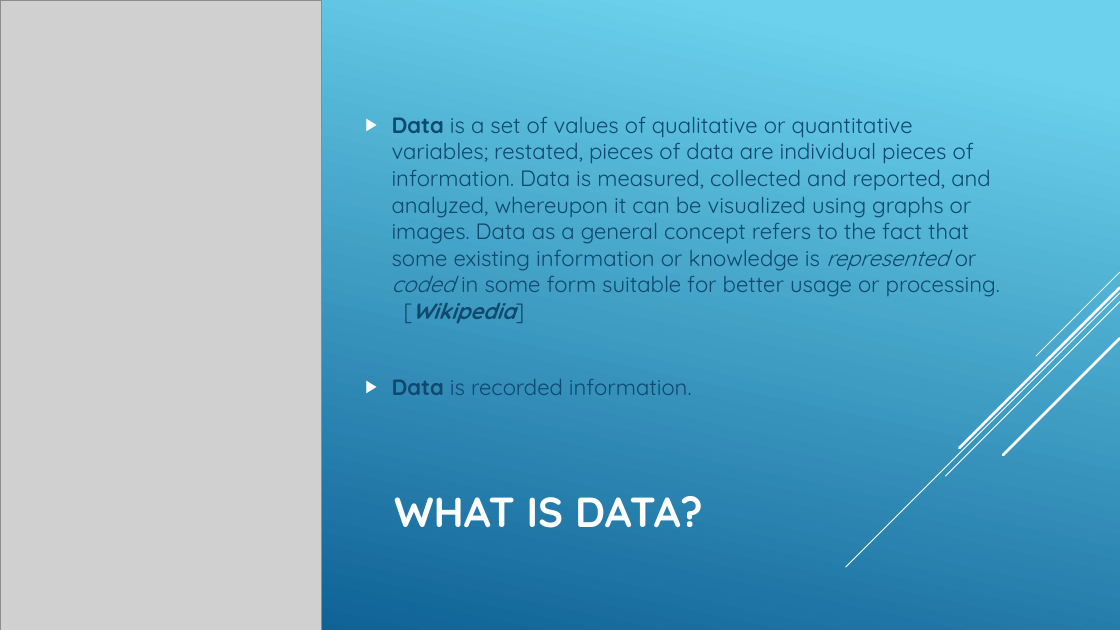
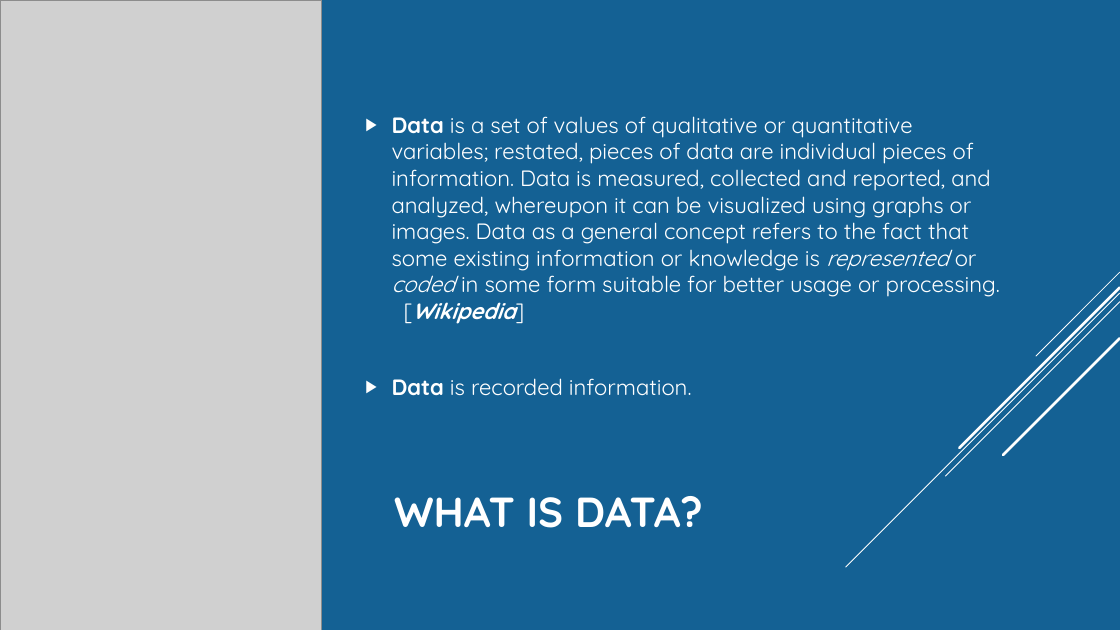
Before and after one commit to pengdsci/STA551, a slide deck: slide 7 of w01/What-is-data-sience.pptx. Drawn at 1120x630 pixels with LibreOffice and Linux fonts; fonts in the diff are those of the drawing; grey boxes stand for pictures. Boxes give left, top, right and bottom in pixels: in the first picture for what was removed or moved away, otherwise in the second. Text is boxed around its words. In the diff, an @@ line names an element or a change of style, - is before the commit and + after.

```diff
--- a/w01/What-is-data-sience.pptx
+++ b/w01/What-is-data-sience.pptx
@@ background gradient #6ED2EB to #06588E to #146194 @@
@@ text "Data is a set of ..." at [392,116,1000,396]: text colour #0F496F to #FFFFFF @@
```
Also in this commit, not shown: 6 other slides changed.
